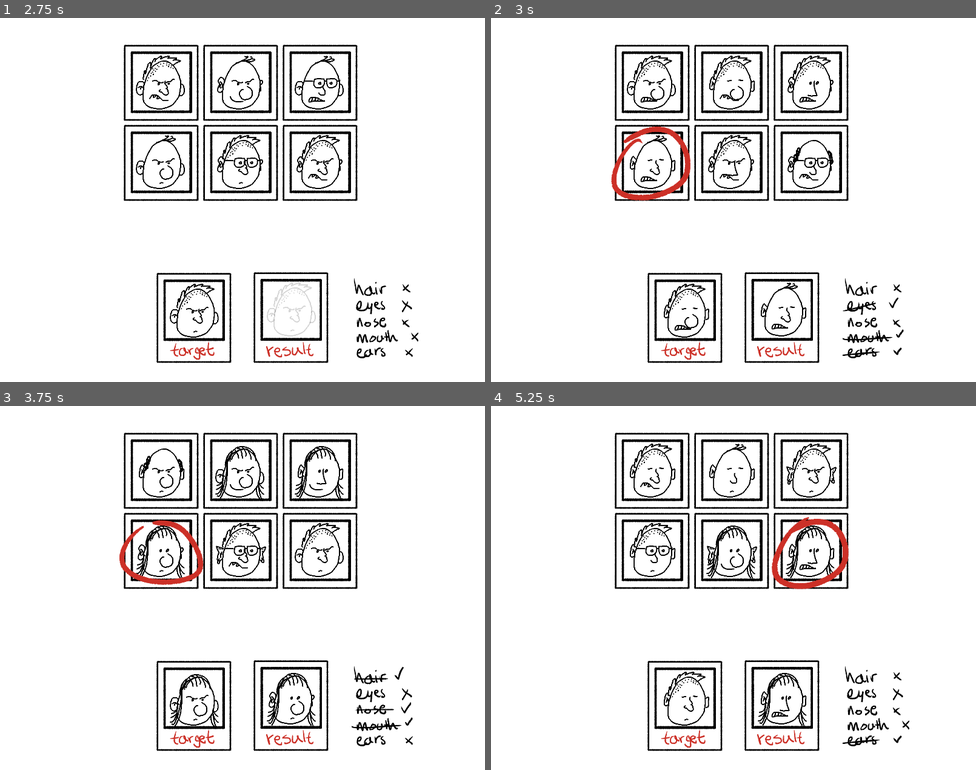
Above: before the commit, frames 1-4 (two rows, left to right).
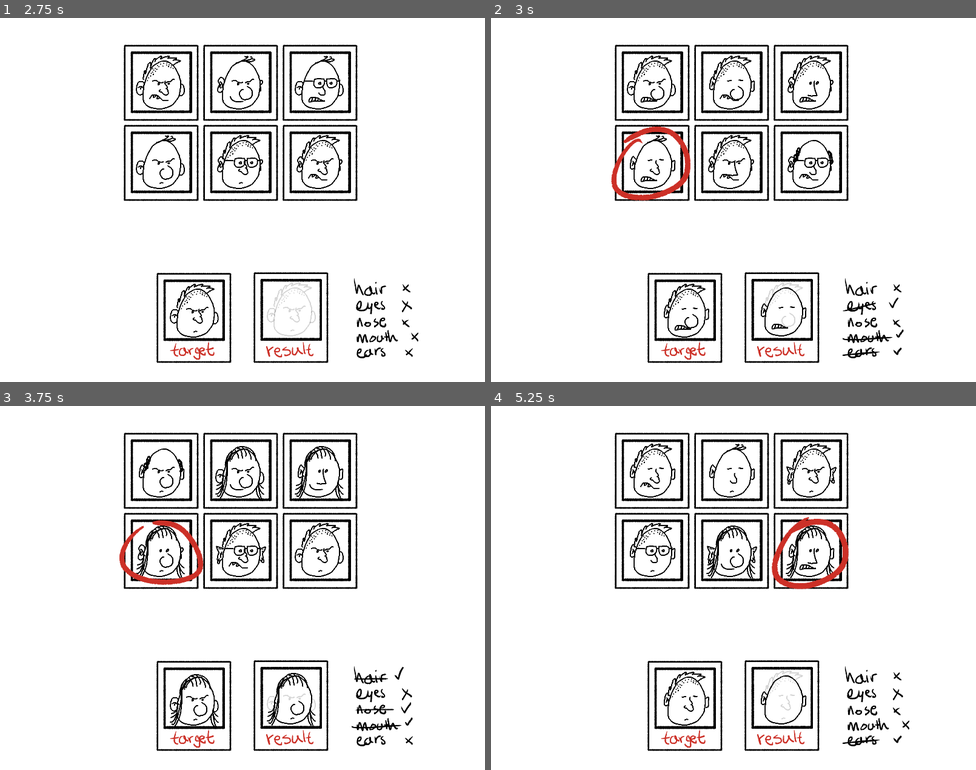
Above: after the commit, the same moments.

Repository: skarnl/godot--gmtk2021
Game: Godot game, scene res://screens/splash.tscn
Two runs of this game, one before a commit and one after it. Both use one fixed random seed, a clock stepped at 60 frames per second and the inputs below.
Inputs (mouse positions are in pixels of both pictures, inside the frame that each line leads up to):
- Up to frame 1 (2.75 s): tap Enter at 0.5 s; move the mouse to (349, 181) at 0.52 s; click (349, 181) at 0.67 s; click (286, 298) at 1.25 s; click (431, 240) at 2 s
- Up to frame 2 (3 s): tap R (restart) at 2.75 s; move the mouse to (651, 159) at 2.77 s; click (651, 159) at 2.92 s
- Up to frame 3 (3.75 s): tap R (restart) at 3.5 s; click (160, 547) at 3.67 s
- Up to frame 4 (5.25 s): tap R (restart) at 4.25, 5 s; move the mouse to (811, 547) at 4.27 s; click (811, 547) at 4.42 s; click (811, 547) at 5.17 s

Frame 1 is identical in both runs. In frame 2, 0.1% of the frame differs, in the area x 56-65%, y 72-85%; in frame 3, less than 0.1%; in frame 4, 0.3%, in the area x 55-66%, y 72-88%.

Commit message:
Adjust rendering of result-preview (to show only parts that matches)

Diff:
--- a/entities/result/result.gd
+++ b/entities/result/result.gd
@@ -1,14 +1,22 @@
 extends "res://entities/person/person.gd"
 
-var mark_as_success := false setget _set_mark_as_success
+var _target_configuration:Configuration
+
+func set_configuration( target_configuration: Configuration ) -> void:
+	_target_configuration = target_configuration
+
+	.set_configuration(target_configuration)
 
 
-func _draw() -> void:
-	if mark_as_success:
-		draw_rect(Rect2(Vector2(10.0, 10.0), Vector2(190.00, 190.00)), Color.green.lightened(0.2))
+func set_updated_configuration( configuration: Configuration ) -> void:
+	for part in PersonParts.keys():
+		var sprite = self[part]
+
+		if does_part_matches_target_part(configuration, part):
+			sprite.show()
+		else:
+			sprite.hide()
 
 
-func _set_mark_as_success(new_value):
-	mark_as_success = new_value
-
-	update()
+func does_part_matches_target_part(configuration: Configuration, part: String) -> bool:
+	return configuration[part] == _target_configuration[part]
--- a/entities/result/result_preview.gd
+++ b/entities/result/result_preview.gd
@@ -4,7 +4,7 @@
 	for part in PersonParts.keys():
 		var sprite = self[part]
 
-		if configuration[part] == -1:
+		if not does_part_matches_target_part(configuration, part):
 			sprite.show()
 		else:
 			sprite.hide()
--- a/game/game.gd
+++ b/game/game.gd
@@ -23,6 +23,7 @@
 #	get target configuration
 	target_config = target.get_configuration()
 
+	result.set_configuration( target_config )
 	result_preview.set_configuration(target_config)
 
 	market.set_target_configuration(target_config)
@@ -44,7 +45,9 @@
 
 		var combined_configuration := _calculate_combined_configuration(configurations)
 
-		result.set_configuration( combined_configuration )
+		print(combined_configuration)
+
+		result.set_updated_configuration( combined_configuration )
 		result_preview.set_updated_configuration( combined_configuration )
 
 		if combined_configuration.get_hash() == target_config.get_hash():
--- a/game/tutorial/tutorial.gd
+++ b/game/tutorial/tutorial.gd
@@ -41,6 +41,7 @@
 		PersonParts.MOUTH: 0
 	})
 	target.set_configuration(target_config)
+	result.set_configuration( target_config )
 	result_preview.set_configuration(target_config)
 
 	$ForcedMarket.set_market_configuration([first_configuration, second_configuration, third_configuration])
